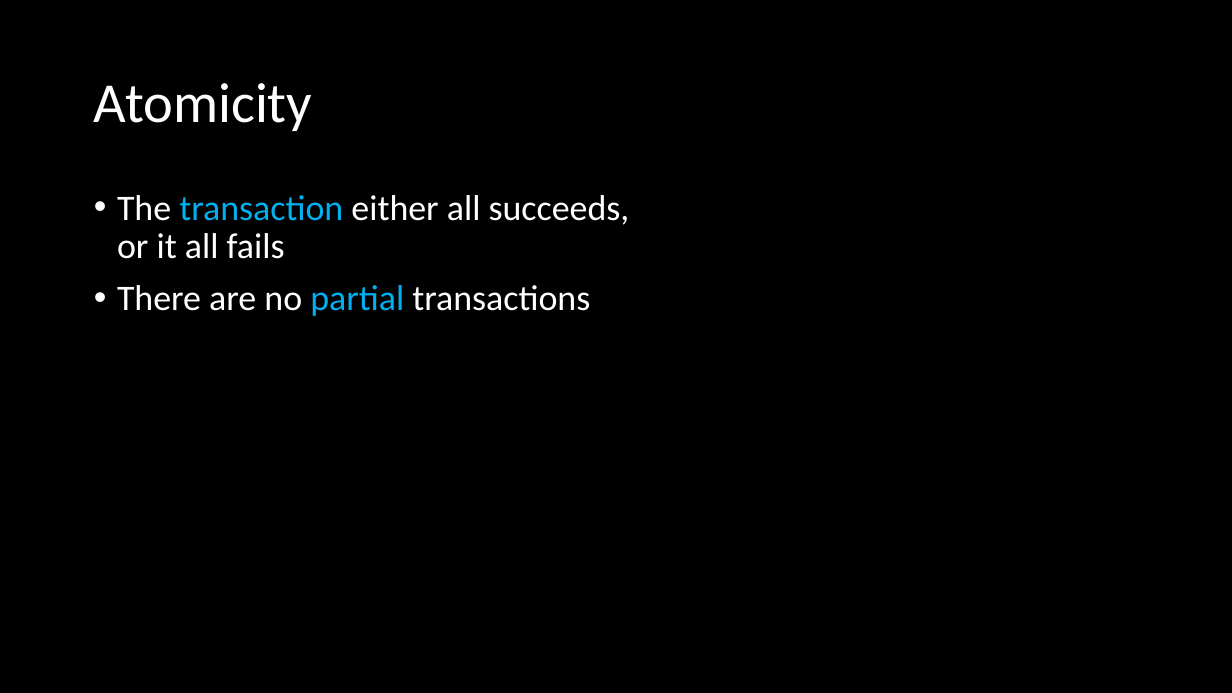
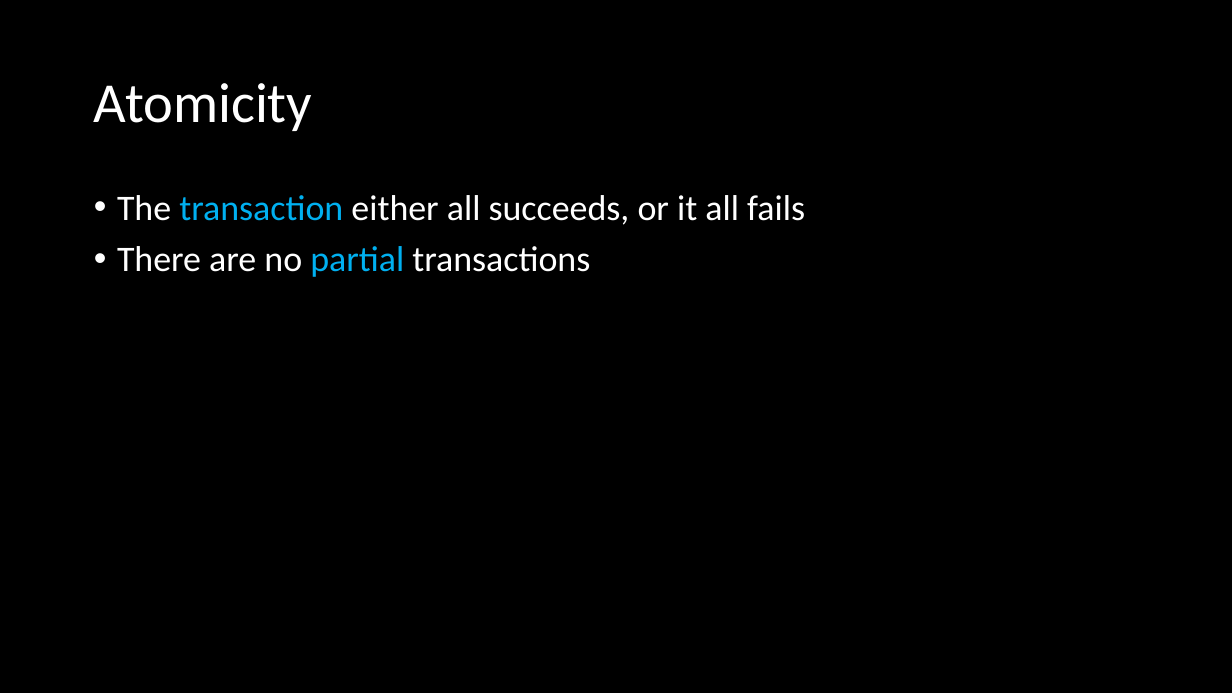
Before and after one commit to ckiefriter1/PT-BESD, a slide deck: slide 6 of Week9/W3.02. Transactions and JDBC.pptx. Drawn at 1232x693 pixels with LibreOffice and Linux fonts; fonts in the diff are those of the drawing. Boxes give left, top, right and bottom in pixels: in the first picture for what was removed or moved away, otherwise in the second. Text is boxed around its words. In the diff, an @@ line names an element or a change of style, - is before the commit and + after.

```diff
--- a/Week9/W3.02. Transactions and JDBC.pptx
+++ b/Week9/W3.02. Transactions and JDBC.pptx
@@ text "The transaction either all succeeds, ..." rewrapped from bbox=[117, 195, 630, 316] to bbox=[117, 195, 805, 277] @@
```
Also in this commit, not shown: 14 other slides changed, 1 slide added, 6 other files.
